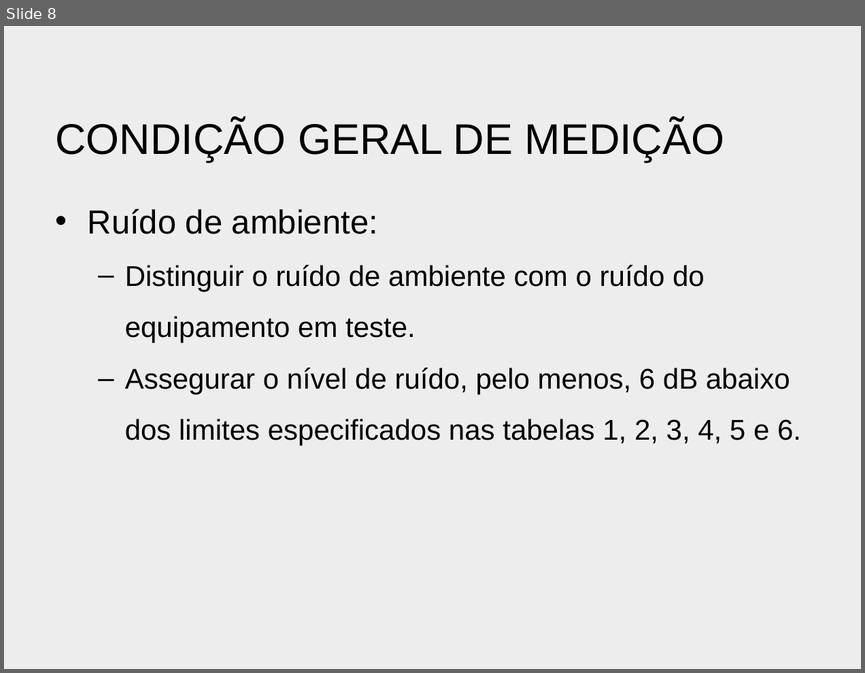
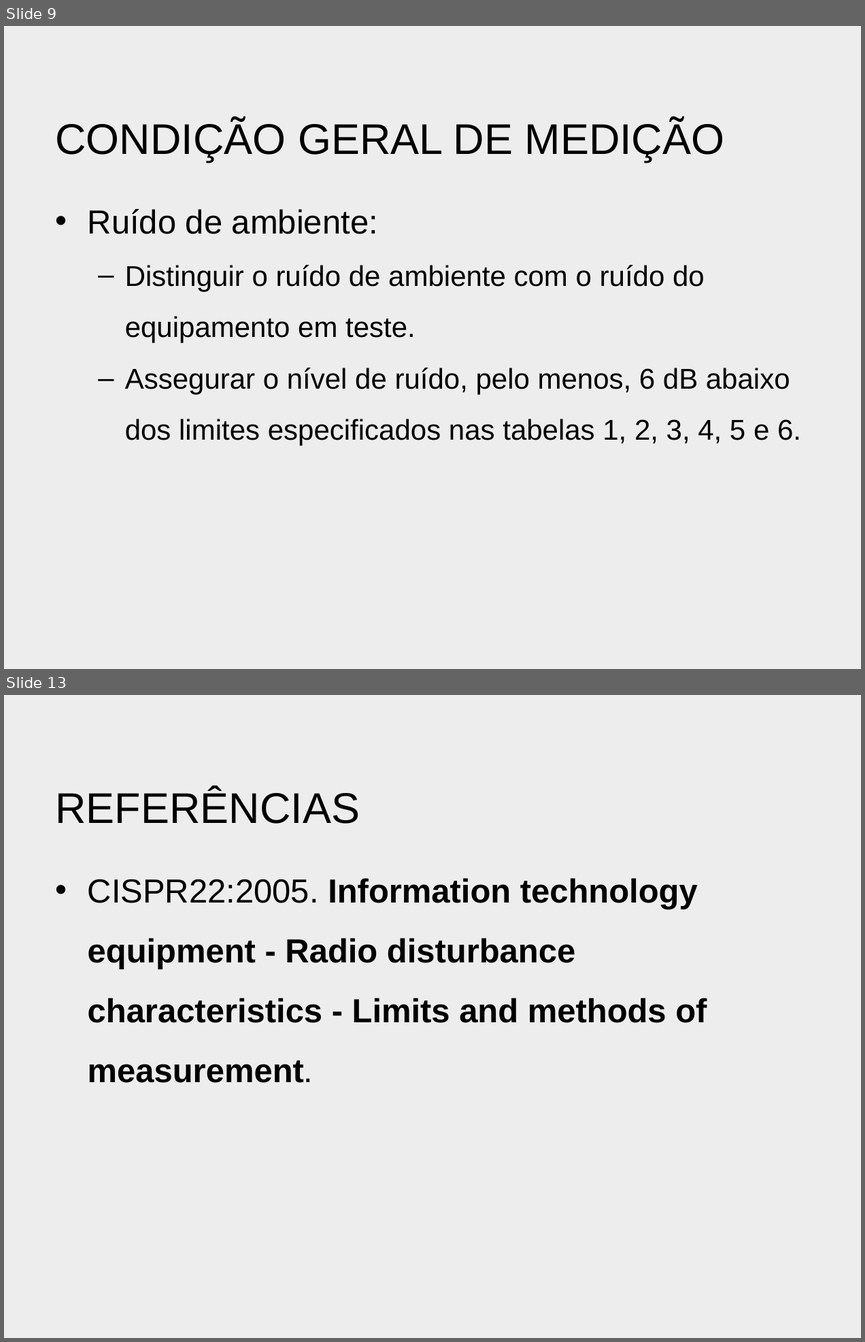
Before and after one commit to bengelbert/ifsc, a slide deck: cem_20308/docs/cispr22.pptx. Shown one above the other, each under a label of ours: slide 8 before the commit, slides 9 and 13 after it; the slides between them are not shown. The pictures are 865x673 and 865x1342 pixels, drawn with LibreOffice and Linux fonts; fonts in the diff are those of the drawing; background and template pictures are left out. Boxes give left, top, right and bottom in pixels: in the first picture for what was removed or moved away, otherwise in the second. Text is boxed around its words. In the diff, an @@ line names an element or a change of style, - is before the commit and + after.

```diff
--- a/cem_20308/docs/cispr22.pptx
+++ b/cem_20308/docs/cispr22.pptx
@@ slide 13 added at box(4, 695, 861, 1338), background picture (left out) @@
@@ title added at box(55, 789, 360, 824), 36 pt, text #000000 @@
+REFERÊNCIAS
@@ text added at box(88, 878, 706, 1083), 28 pt, text #000000, bold @@
+• CISPR22:2005. Information technology equipment - Radio disturbance characteristics - Limits and methods of measurement.
@@ what was slide 8 is now slide 9 @@
```
Also in this commit, not shown: 1 slide changed, 6 other slides added, 1 slide removed.
